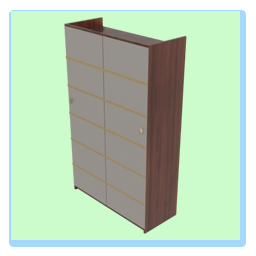
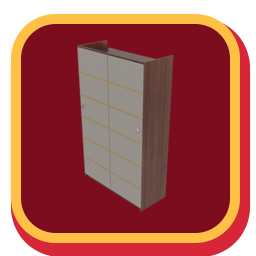
Before/after of a 256 × 256 layered artwork. What changed in the layer stack:
painted on "Layer 4" over [64, 17, 187, 234]
removed layer "Rectangle 1" over [11, 11, 240, 240]
added layer "Rounded Rectangle 2" above "Layer 1" over [11, 14, 240, 243]
